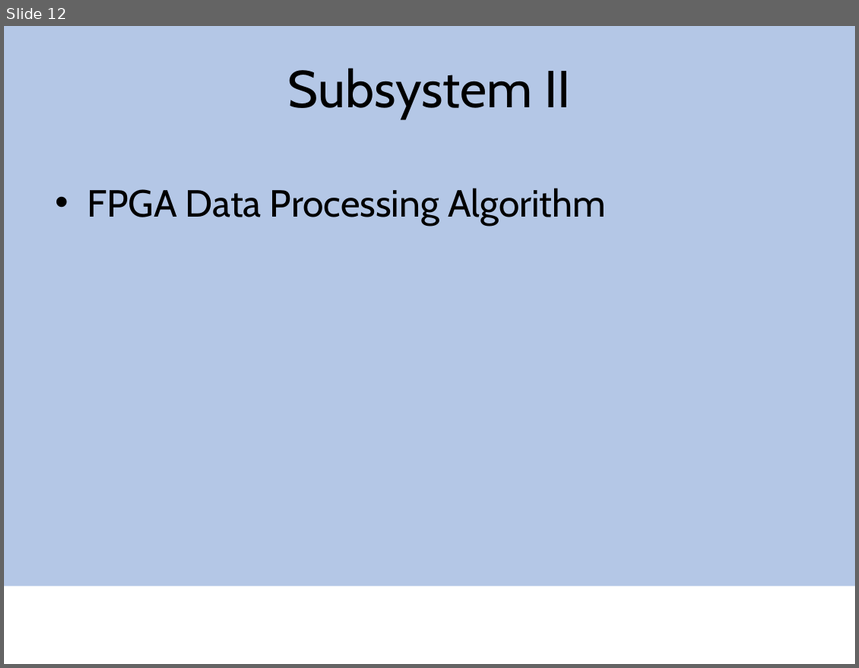
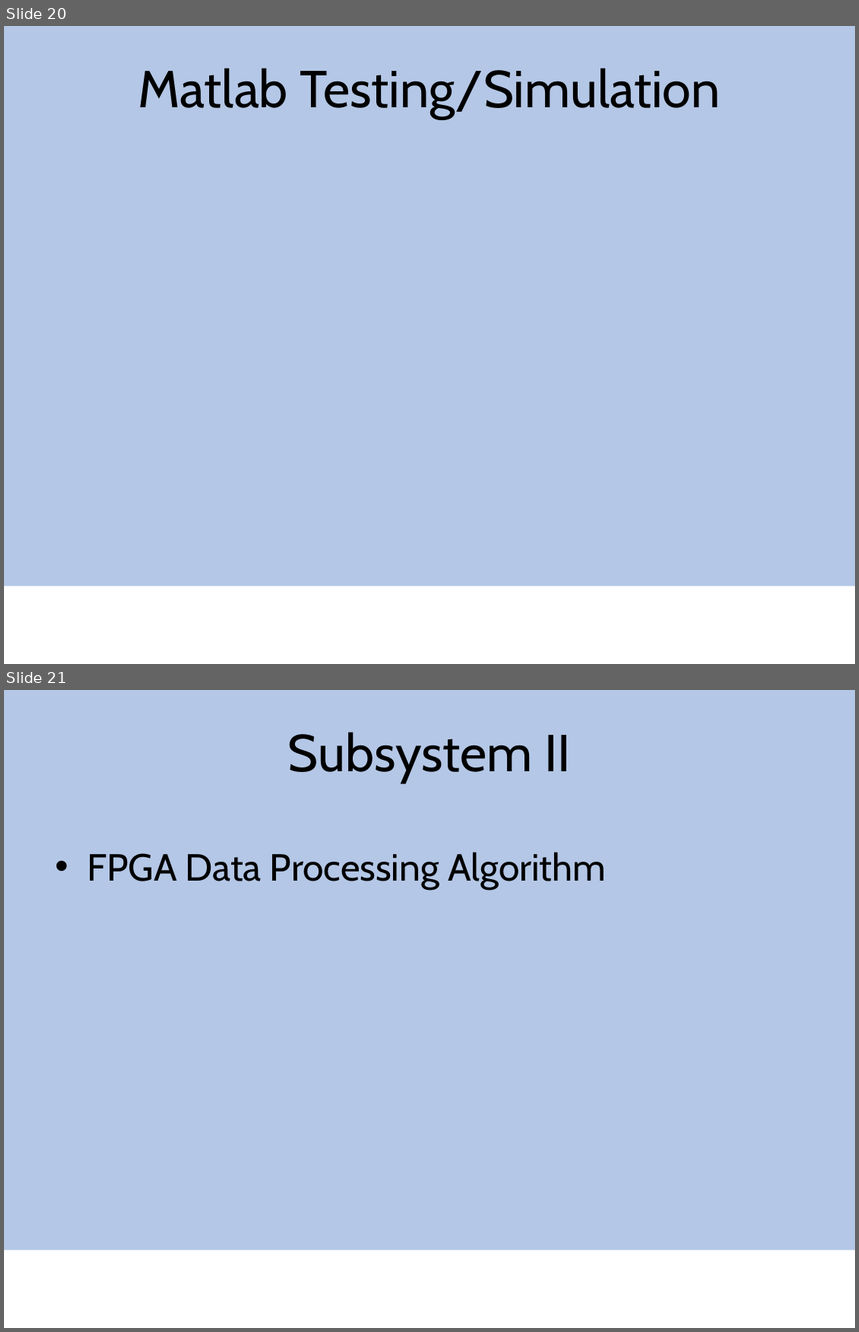
Before and after one commit to mec391/pulseox, a slide deck: capstone.pptx. Shown one above the other, each under a label of ours: slide 12 before the commit, slides 20 and 21 after it. The pictures are 859x668 and 859x1332 pixels, drawn with LibreOffice and Linux fonts; fonts in the diff are those of the drawing; background and template pictures are left out. Boxes give left, top, right and bottom in pixels: in the first picture for what was removed or moved away, otherwise in the second. Text is boxed around its words. In the diff, an @@ line names an element or a change of style, - is before the commit and + after.

```diff
--- a/capstone.pptx
+++ b/capstone.pptx
@@ slide 20 added at <box>4,26,855,664</box>, background #FFFFFF; not listed: 1 template element that a slide beside it also shows @@
@@ title added at <box>139,68,721,119</box>, 44 pt, text #000000 @@
+Matlab Testing/Simulation
@@ what was slide 12 is now slide 21 @@
```
Also in this commit, not shown: 6 slides changed, 10 other slides added, 1 slide removed.
